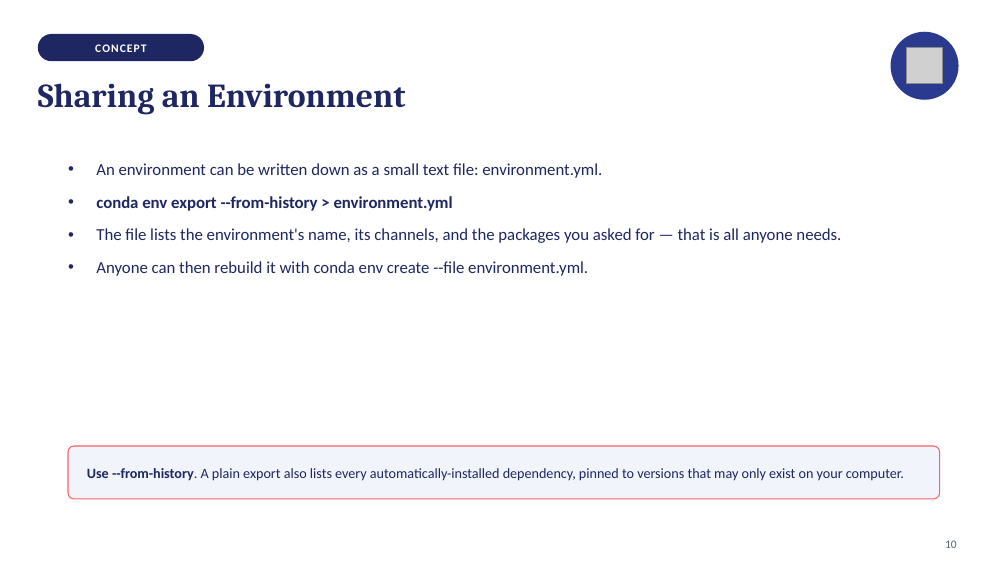
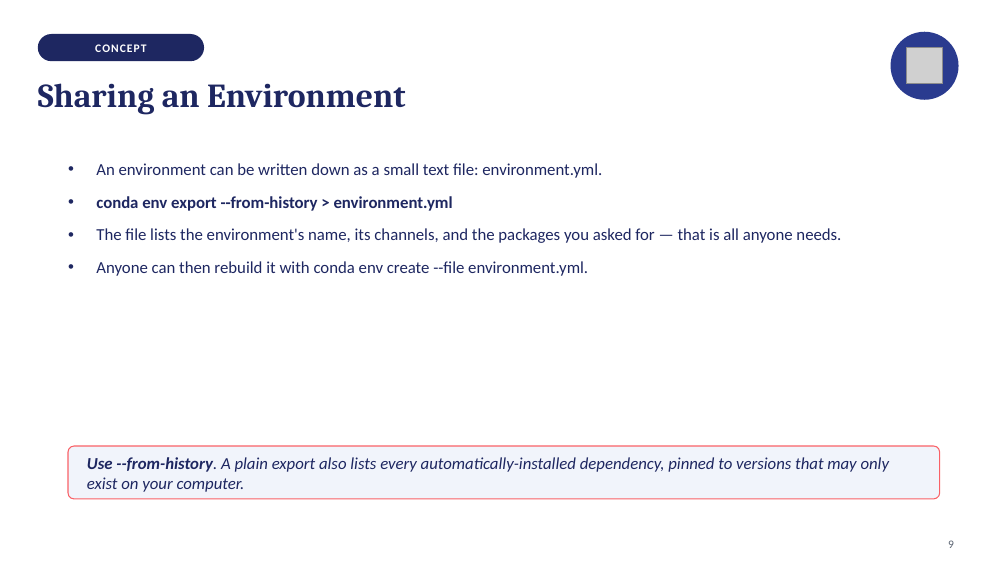
Before and after one commit to isabelhovdahl/TECH2, a slide deck: slide 9 of workshops/week06/conda_slides.pptx. Drawn at 1008x567 pixels with LibreOffice and Linux fonts; fonts in the diff are those of the drawing; grey boxes stand for pictures. Boxes give left, top, right and bottom in pixels: in the first picture for what was removed or moved away, otherwise in the second. Text is boxed around its words. In the diff, an @@ line names an element or a change of style, - is before the commit and + after.

```diff
--- a/workshops/week06/conda_slides.pptx
+++ b/workshops/week06/conda_slides.pptx
@@ text "Use --from-history. A plain export ..." at (87,457,890,492): size 13.5 to 16 pt, italic on @@
@@ text at (948,540,954,548): text changed @@
-10
+9
```
Also in this commit, not shown: 13 other slides changed, 4 other files.
